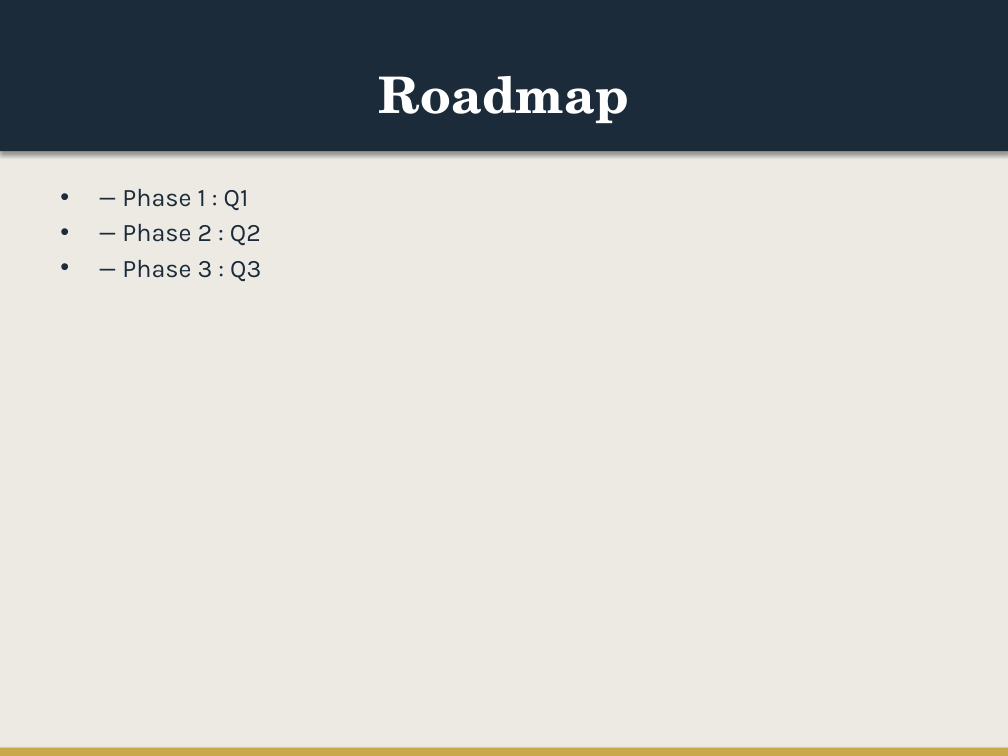
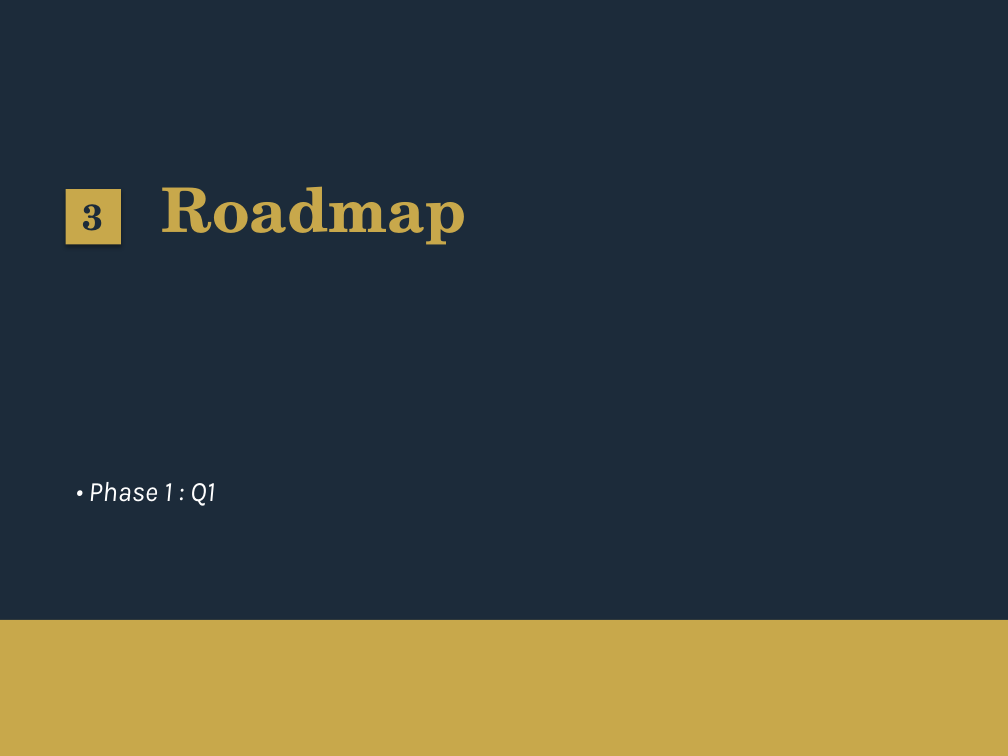
Before and after one commit to matisselebretonmatisselebreton-arch/salut, a slide deck: slide 4 of output/test_corporate_redesigned.pptx. Drawn at 1008x756 pixels with LibreOffice and Linux fonts; fonts in the diff are those of the drawing. Boxes give left, top, right and bottom in pixels: in the first picture for what was removed or moved away, otherwise in the second. Text is boxed around its words. In the diff, an @@ line names an element or a change of style, - is before the commit and + after.

```diff
--- a/output/test_corporate_redesigned.pptx
+++ b/output/test_corporate_redesigned.pptx
@@ background #ECEAE3 to #1C2B3A @@
@@ rectangle removed at (0,0,1008,151) @@
@@ text "Roadmap": place and size @@
-text "Roadmap" at (379,76,629,123)
+text "Roadmap" at (161,186,466,245)
@@ text "Roadmap" at (161,186,466,245): size 36 to 44 pt, text colour #FFFFFF to #C8A84B; alignment centre to left; vertical alignment middle to top @@
@@ rectangle added at (66,190,121,245), fill #C8A84B @@
@@ text added at (83,204,104,231), 26 pt, text #1C2B3A, bold @@
+3
@@ text removed at (122,189,261,281) @@
-• — Phase 1 : Q1
-• — Phase 2 : Q2
-• — Phase 3 : Q3
@@ text added at (88,482,215,506), 20 pt, text #FFFFFF, italic @@
+• Phase 1 : Q1
@@ rectangle: place and size @@
-rectangle at (0,748,1008,756)
+rectangle at (0,620,1008,756)
```
Also in this commit, not shown: 4 other slides changed, 1 other file.
